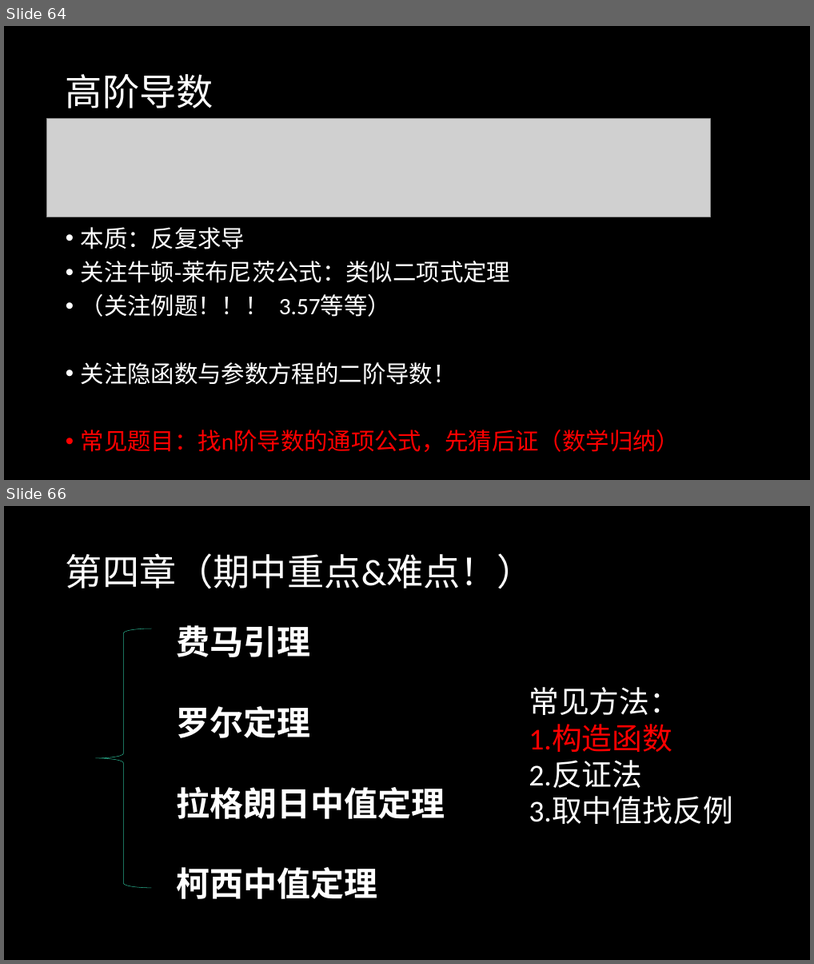
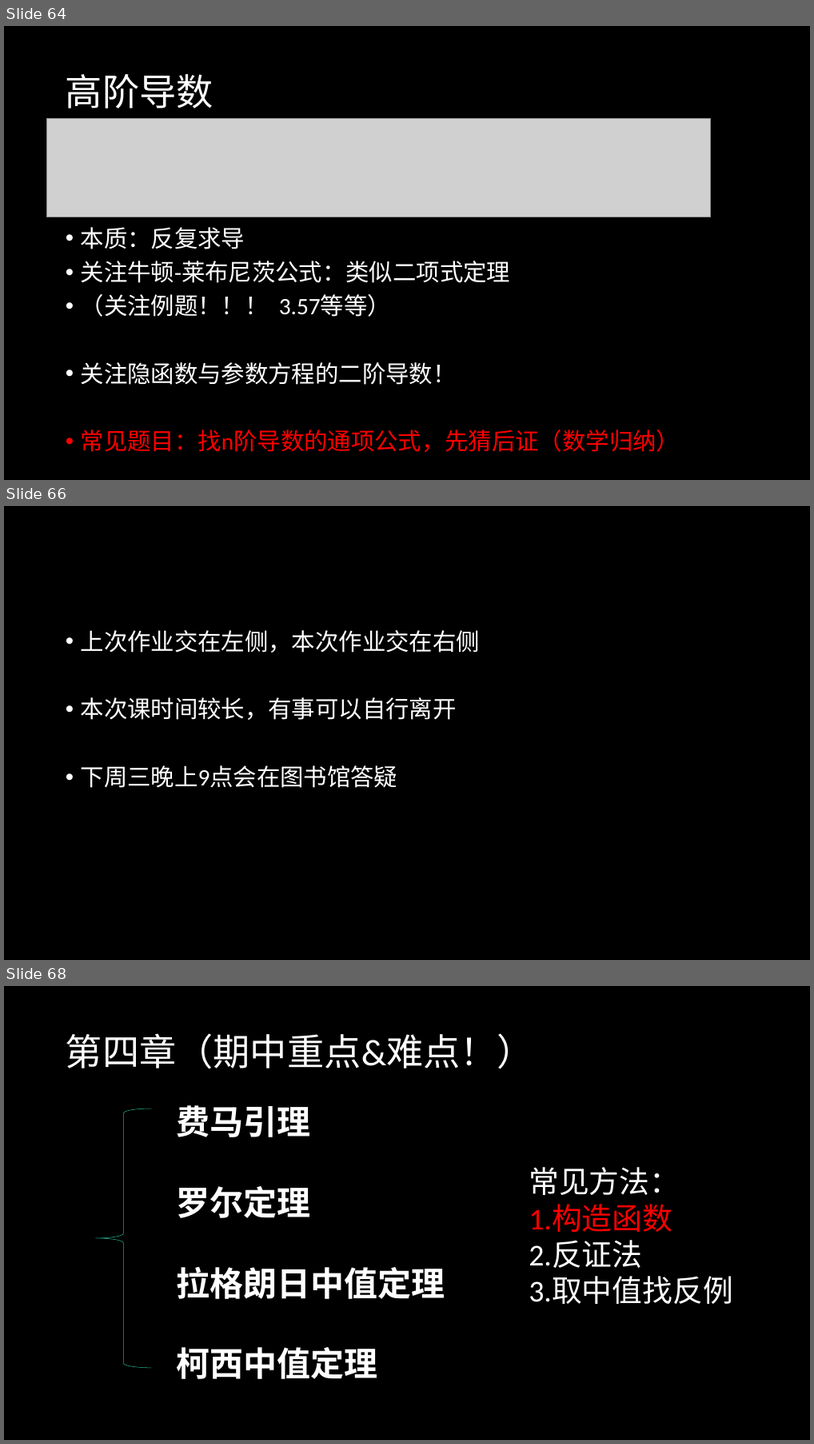
Before and after one commit to SavageTuna/Calculus, a slide deck: 高数1.pptx. Shown one above the other, each under a label of ours: slides 64 and 66 before the commit, slides 64, 66 and 68 after it; the slides between them are not shown. The pictures are 814x964 and 814x1444 pixels, drawn with LibreOffice and Linux fonts; fonts in the diff are those of the drawing; grey boxes stand for pictures. Boxes give left, top, right and bottom in pixels: in the first picture for what was removed or moved away, otherwise in the second. Text is boxed around its words. In the diff, an @@ line names an element or a change of style, - is before the commit and + after.

```diff
--- a/高数1.pptx
+++ b/高数1.pptx
@@ slide 66 added at (4,506,810,960), background #000000 @@
@@ text added at (81,630,480,788), 28 pt, text #FFFFFF @@
+• 上次作业交在左侧，本次作业交在右侧
+• 本次课时间较长，有事可以自行离开
+• 下周三晚上9点会在图书馆答疑
@@ what was slide 66 is now slide 68 @@
```
Also in this commit, not shown: 5 slides changed, 12 other slides added, 3 other files.
